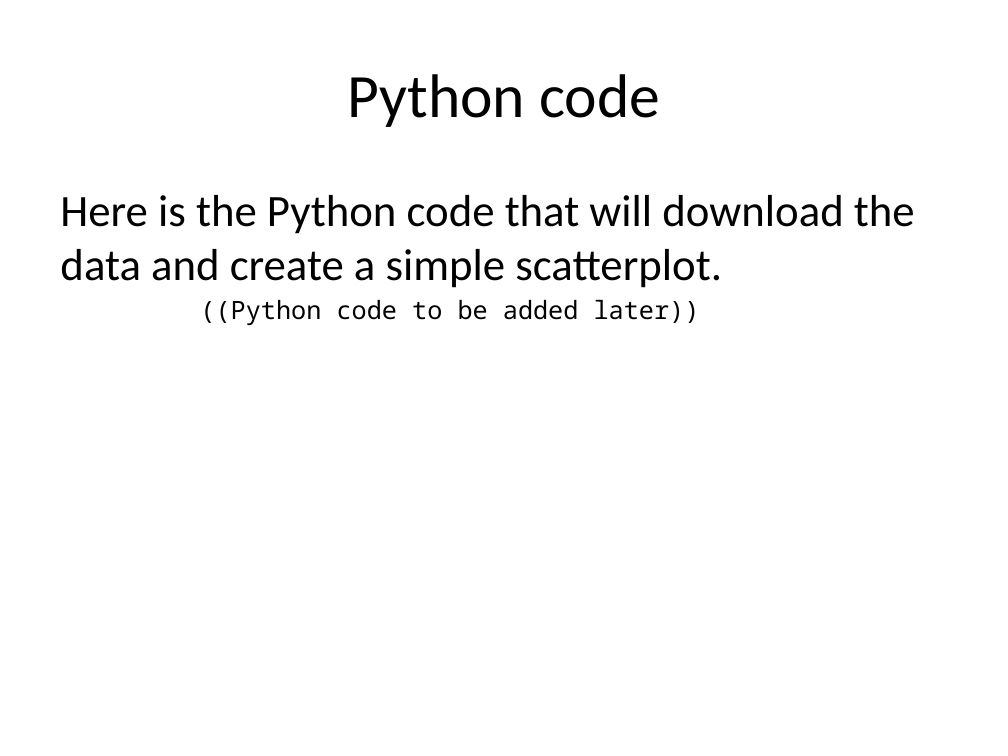
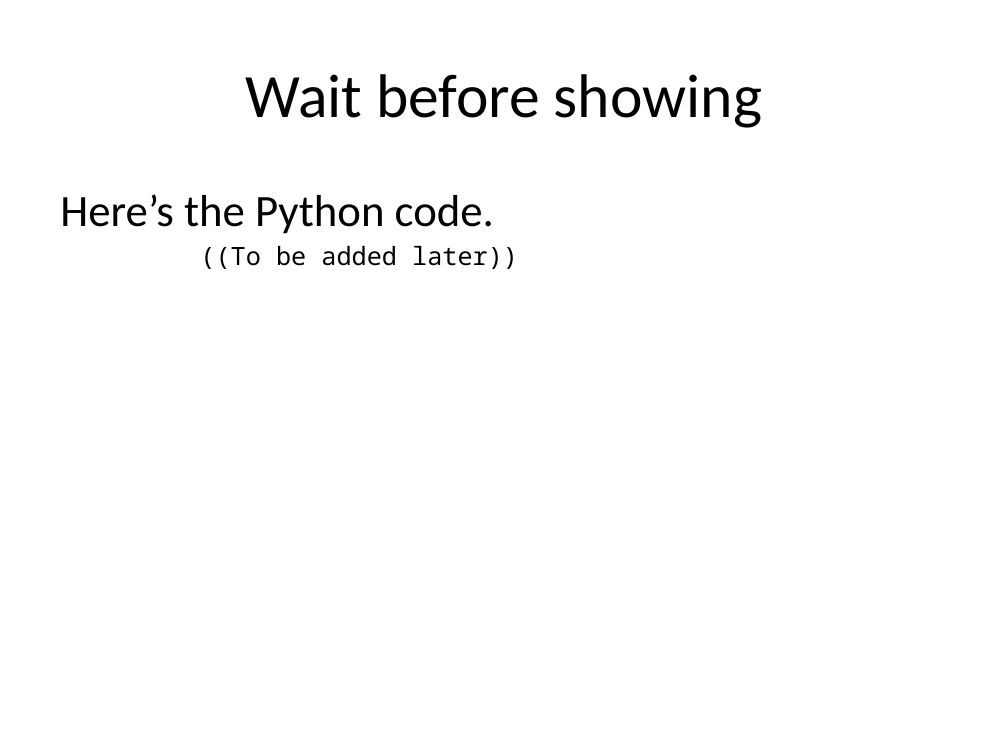
Before and after one commit to pmean/data-visualization, a slide deck: slide 32 of data-viz-01/src/data-visualization-01-points.pptx (slide 6 before the commit). Drawn at 1008x756 pixels with LibreOffice and Linux fonts; fonts in the diff are those of the drawing. Boxes give left, top, right and bottom in pixels: in the first picture for what was removed or moved away, otherwise in the second. Text is boxed around its words. In the diff, an @@ line names an element or a change of style, - is before the commit and + after.

```diff
--- a/data-viz-01/src/data-visualization-01-points.pptx
+++ b/data-viz-01/src/data-visualization-01-points.pptx
@@ title at <box>245,74,762,128</box>: text changed @@
-Python code
+Wait before showing
@@ text at <box>60,194,518,269</box>: text changed @@
-Here is the Python code that will download the data and create a simple scatterplot.
-((Python code to be added later))
+Here’s the Python code.
+((To be added later))
```
Also in this commit, not shown: 11 other slides changed, 19 slides added, 8 slides removed, 40 other files.
